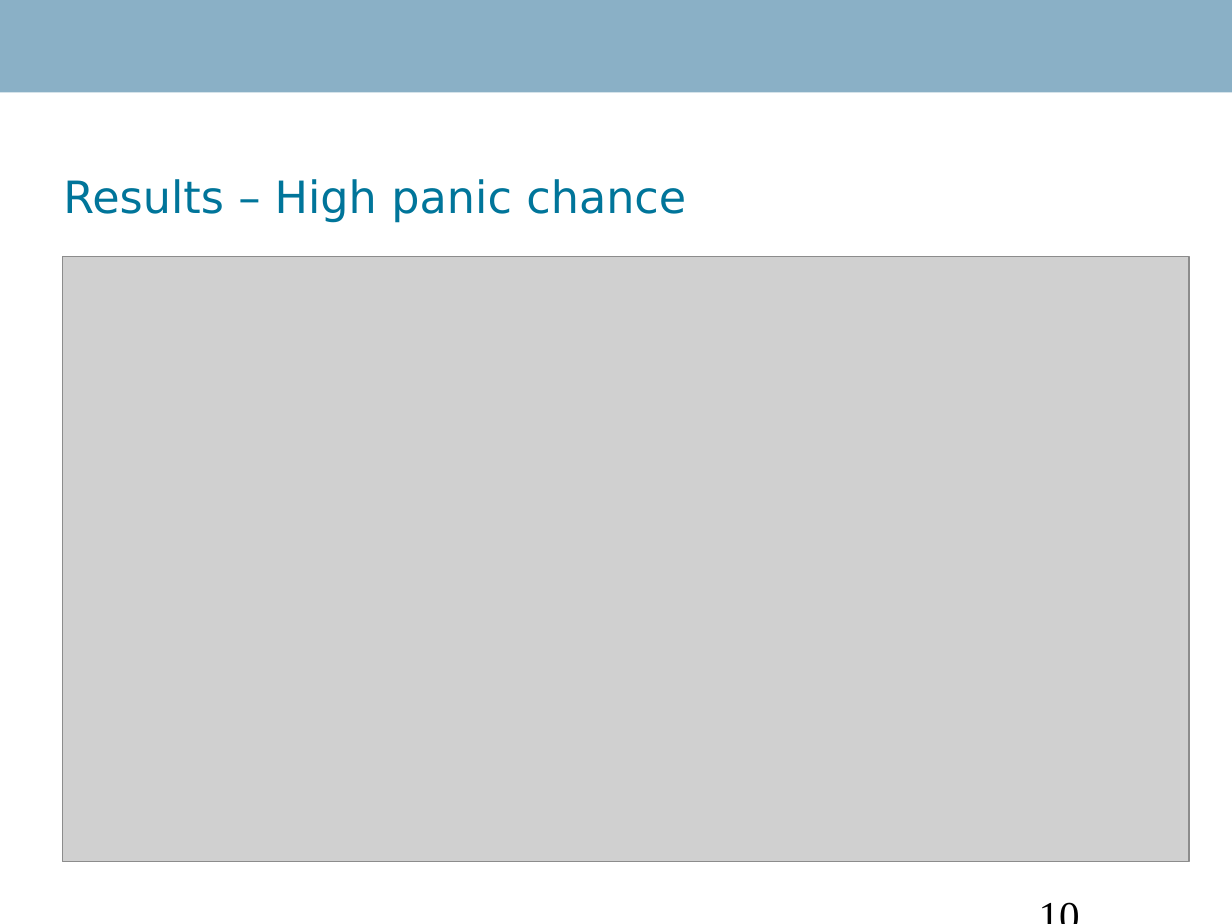
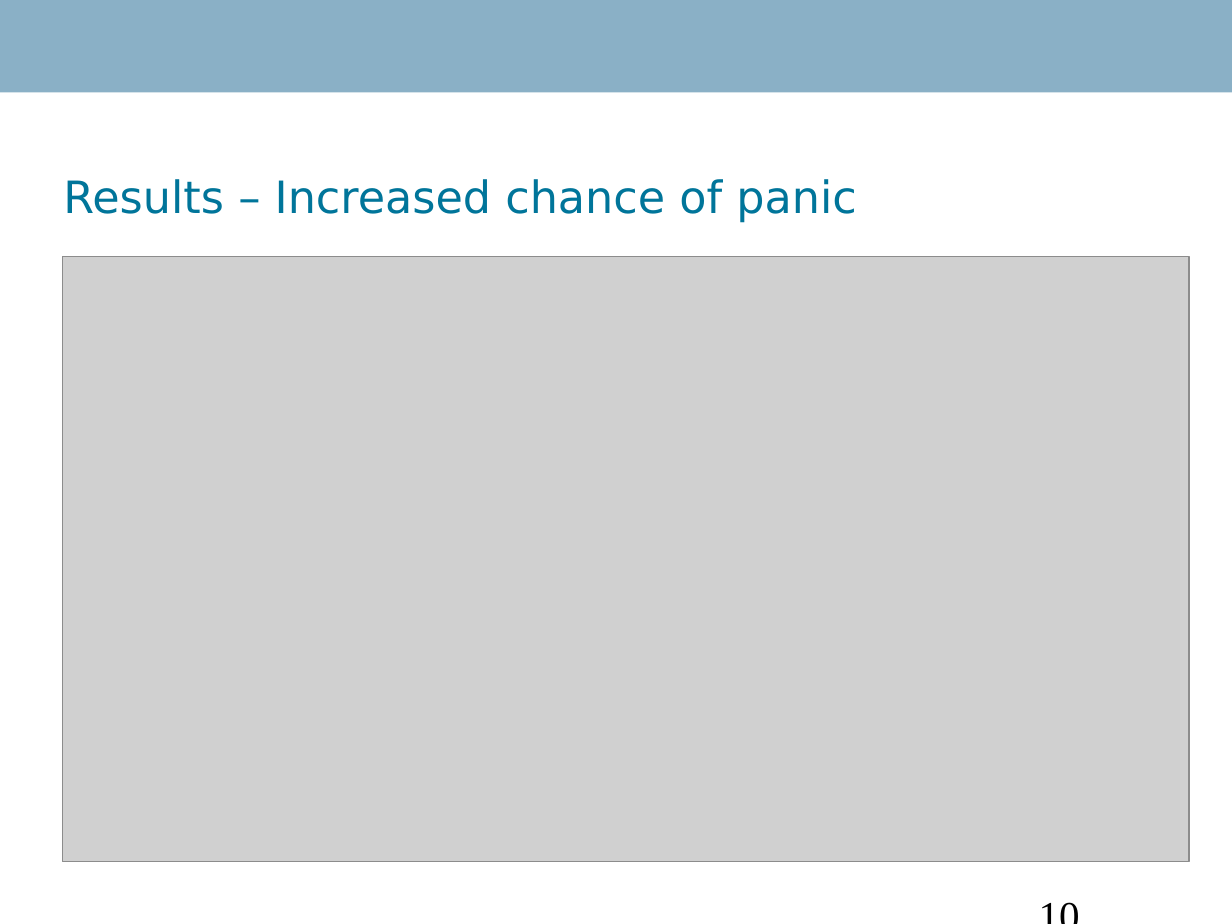
Before and after one commit to Danidude/Master-Thesis, a slide deck: slide 10 of Report/IKT 590 Master Thesis.ppt. Drawn at 1232x924 pixels with LibreOffice and Linux fonts; fonts in the diff are those of the drawing; grey boxes stand for pictures; background and template pictures are left out. Boxes give left, top, right and bottom in pixels: in the first picture for what was removed or moved away, otherwise in the second. Text is boxed around its words. In the diff, an @@ line names an element or a change of style, - is before the commit and + after.

```diff
--- a/Report/IKT 590 Master Thesis.ppt
+++ b/Report/IKT 590 Master Thesis.ppt
@@ title at (63, 179, 856, 223): text changed @@
-Results – High panic chance
+Results – Increased chance of panic
```
Also in this commit, not shown: 5 other slides changed, 1 slide added, 1 slide removed.
